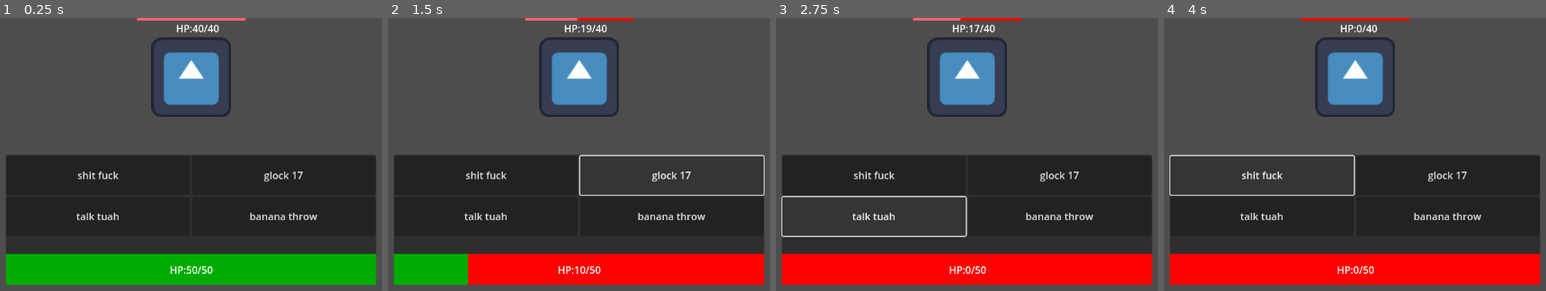
Above: before the commit, frames 1-4 (left to right).
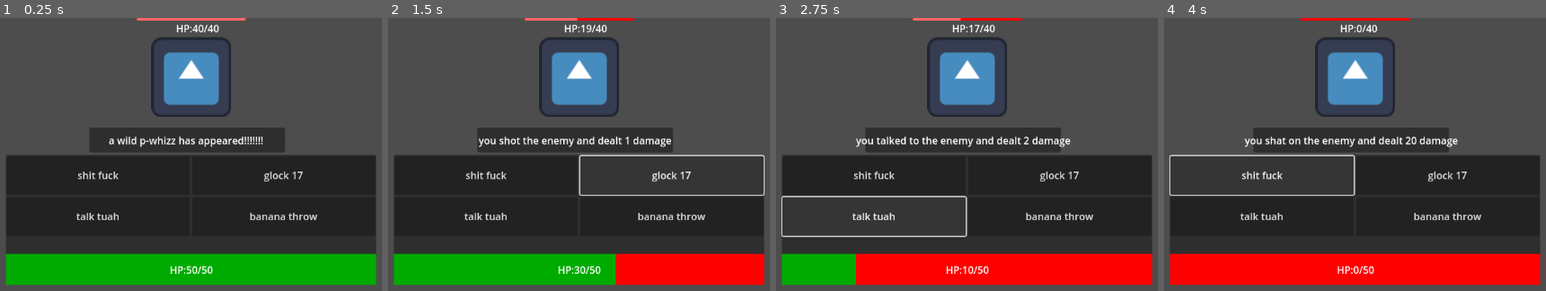
Above: after the commit, the same moments.

Repository: Game-Development-Club-at-UMD/Ludum-Dare-58
Game: Godot game, scene res://battle.tscn
Two runs of this game, one before a commit and one after it. Both use one fixed random seed, a clock stepped at 60 frames per second and the inputs below. The engine's default icon, where the game draws it, is replaced by a stand-in: a white triangle on a blue panel in a dark square.
Inputs:
- Up to frame 1 (0.25 s): no input
- Up to frame 2 (1.5 s): click "shit fuck" at 0.5 s; click "glock 17" at 1.25 s
- Up to frame 3 (2.75 s): click "talk tuah" at 2 s
- Up to frame 4 (4 s): click "banana throw" at 2.75 s; click "shit fuck" at 3.5 s

The runs differ from the first frame. In frame 1, 4.3% of the frame differs, in the area x 23-75%, y 40-50%; in frame 2, 8.9%, in the area x 20-75%, y 40-99%; in frame 3, 7.0%; in frame 4, 4.4%.

Commit message:
combat works (kinda :D)

Diff:
--- a/ludum-dare-58/battle.gd
+++ b/ludum-dare-58/battle.gd
@@ -5,18 +5,22 @@
 var current_player_health= 0
 var current_enemy_health = 0
 
+signal textbox_closed
+
+
 func _ready():
+
+
+	displaytext("a wild p-whizz has appeared!!!!!!! ")
+
+
 	set_health(State.current_health, State.max_health, $Playerstats/ProgressBar )
 	set_health(enemy.health, enemy.health, $VBoxContainer/EnemyHealth)
-	print(State.max_health)
+
+	await self.textbox_closed
 
 	current_player_health = State.current_health
 	current_enemy_health = enemy.health
-
-func enemy_turn():
-	current_player_health = max(0,current_player_health - enemy.damage )
-	set_health(current_player_health, State.max_health, $Playerstats/ProgressBar)
-
 
 func set_health(health, max_health, progress_bar):
 	progress_bar.value = health
@@ -25,25 +29,52 @@
 
 
 
+func _input(event):
+	if Input.is_action_just_pressed("ui_accept") or Input.is_mouse_button_pressed(MOUSE_BUTTON_LEFT):
+		$Textbox.hide()
+		emit_signal("textbox_closed")
+
+func displaytext(text):
+	$Textbox.show()
+	$Textbox/Label.text = text
+
+func enemy_turn():
+	displaytext("the enemy slapped you for 20 damage")
+	current_player_health = max(0,current_player_health - enemy.damage )
+	set_health(current_player_health, State.max_health, $Playerstats/ProgressBar)
+	await self.textbox_closed
+
+
+
+
+
+
 func _on_attack_1_pressed():
+		displaytext("you shat on the enemy and dealt %d damage" % State.player_attack1_damage)
 		current_enemy_health = max(0,current_enemy_health - State.player_attack1_damage )
 		set_health(current_enemy_health, enemy.health, $VBoxContainer/EnemyHealth)
+		await self.textbox_closed
+
 
 		enemy_turn()
 
 
 
 func _on_attack_2_pressed():
+	displaytext("you shot the enemy and dealt %d damage" % State.player_attack2_damage)
 	current_enemy_health = max(0,current_enemy_health - State.player_attack2_damage )
 	set_health(current_enemy_health, enemy.health, $VBoxContainer/EnemyHealth)
+	await self.textbox_closed
 
 	enemy_turn()
 
 
 
 func _on_attack_3_pressed():
+	displaytext("you talked to the enemy and dealt %d damage" % State.player_attack3_damage)
 	current_enemy_health = max(0,current_enemy_health - State.player_attack3_damage )
 	set_health(current_enemy_health, enemy.health, $VBoxContainer/EnemyHealth)
+	await self.textbox_closed
 
 	enemy_turn()
 
@@ -51,7 +82,9 @@
 
 
 func _on_attack_4_pressed():
+	displaytext("you bananaed on the enemy and dealt %d damage" % State.player_attack4_damage)
 	current_enemy_health = max(0,current_enemy_health - State.player_attack4_damage )
 	set_health(current_enemy_health, enemy.health, $VBoxContainer/EnemyHealth)
+	await self.textbox_closed
 
 	enemy_turn()
--- a/ludum-dare-58/battle.tscn
+++ b/ludum-dare-58/battle.tscn
@@ -121,6 +121,26 @@
 expand_mode = 5
 stretch_mode = 3
 
+[node name="Textbox" type="Panel" parent="."]
+offset_left = 413.0
+offset_top = 176.0
+offset_right = 727.0
+offset_bottom = 216.0
+
+[node name="Label" type="Label" parent="Textbox"]
+layout_mode = 1
+anchors_preset = 8
+anchor_left = 0.5
+anchor_top = 0.5
+anchor_right = 0.5
+anchor_bottom = 0.5
+offset_left = -20.0
+offset_top = -11.5
+offset_right = 20.0
+offset_bottom = 11.5
+grow_horizontal = 2
+grow_vertical = 2
+
 [connection signal="pressed" from="Playerstats/GridContainer/Attack1" to="." method="_on_attack_1_pressed"]
 [connection signal="pressed" from="Playerstats/GridContainer/Attack2" to="." method="_on_attack_2_pressed"]
 [connection signal="pressed" from="Playerstats/GridContainer/Attack3" to="." method="_on_attack_3_pressed"]
